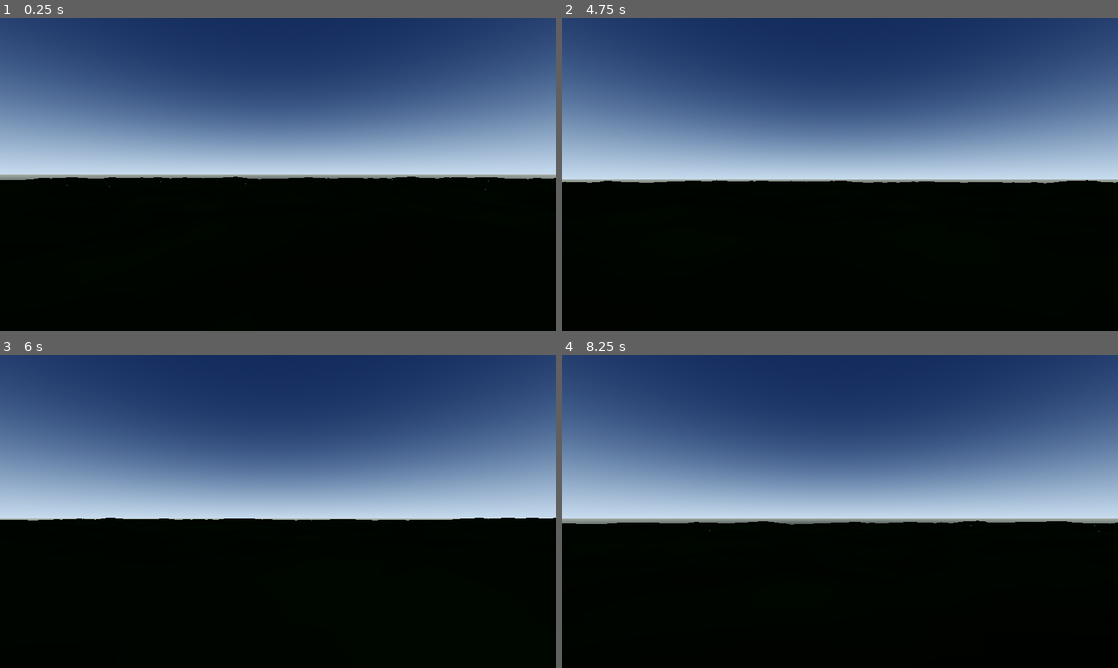
Above: before the commit, frames 1-4 (two rows, left to right).
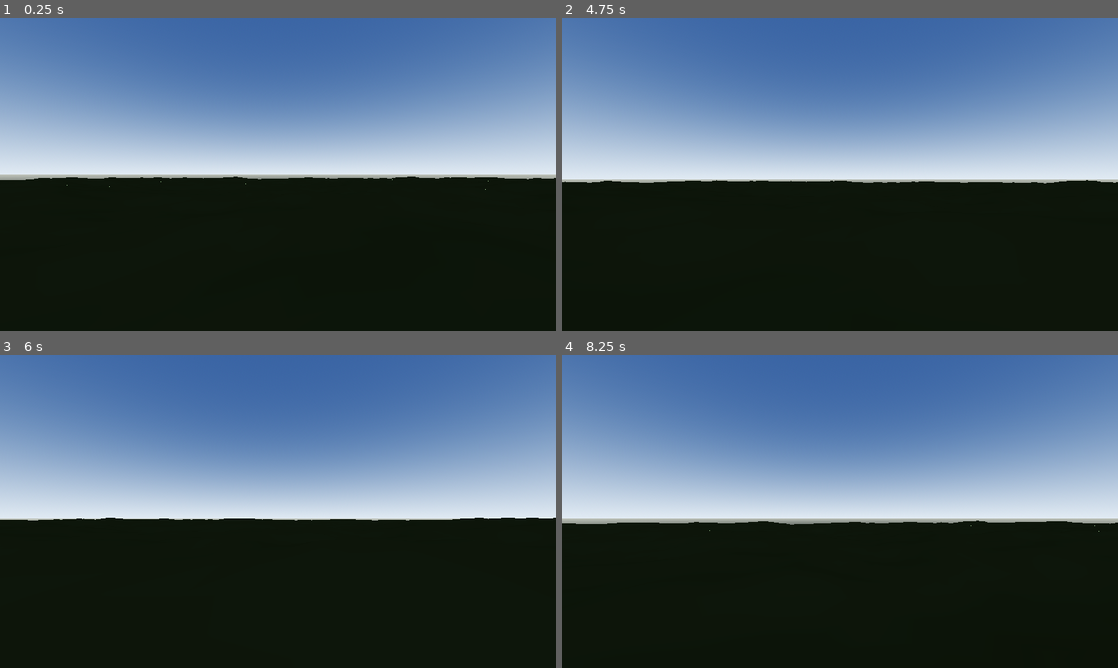
Above: after the commit, the same moments.

Repository: kansation/Space-Exploring-Game
Game: Godot game, scene res://scenes/chunked_terrain.tscn
Same seed, same stepped clock (60 frames per second), same inputs: the game is played once before the commit and once after it.
Inputs (mouse positions are in pixels of both pictures, inside the frame that each line leads up to):
- Up to frame 1 (0.25 s): no input
- Up to frame 2 (4.75 s): tap Enter at 0.5, 2.75, 4.25 s; move the mouse to (867, 174) at 0.52 s; hold W (move_forward) from 0.53 s (still down); click (867, 174) at 0.67 s; tap Space (jump) at 0.77, 1.25, 1.52, 3.02, 3.5, 3.77, 4.52 s; move the mouse to (812, 174) at 1.27 s; move the mouse to (851, 168) at 2.02 s; move the mouse to (834, 180) at 2.77 s; click (834, 180) at 2.92 s; move the mouse to (878, 177) at 3.52 s; move the mouse to (795, 171) at 4.27 s
- Up to frame 3 (6 s): tap Space (jump) at 5 s; move the mouse to (283, 511) at 5.02 s; click (283, 511) at 5.17 s; move the mouse to (255, 505) at 5.77 s; release W (move_forward) at 5.78 s; hold D (move_right) from 5.78 s (still down)
- Up to frame 4 (8.25 s): tap Space (jump) at 6.02, 6.77, 7.52 s; move the mouse to (867, 511) at 6.52 s; release D (move_right) at 6.53 s; hold W (move_forward) from 6.53 s (still down); move the mouse to (812, 511) at 7.27 s; click (812, 511) at 7.42 s; move the mouse to (851, 505) at 8.02 s

The runs differ from the first frame. In frame 1, 51% of the frame differs, in the area x 0-100%, y 0-55%; in frame 2, 52%; in frame 3, 52%; in frame 4, 54%, in the area x 0-100%, y 0-57%.

Commit message:
Tune chunked terrain lighting readability

Diff:
--- a/game/scenes/chunked_terrain.tscn
+++ b/game/scenes/chunked_terrain.tscn
@@ -4,10 +4,10 @@
 [ext_resource type="PackedScene" path="res://scenes/player.tscn" id="2_player"]
 
 [sub_resource type="ProceduralSkyMaterial" id="ProceduralSkyMaterial_chunks"]
-sky_top_color = Color(0.07, 0.14, 0.28, 1)
-sky_horizon_color = Color(0.65, 0.75, 0.86, 1)
-ground_bottom_color = Color(0.08, 0.1, 0.12, 1)
-ground_horizon_color = Color(0.52, 0.55, 0.52, 1)
+sky_top_color = Color(0.18, 0.3, 0.5, 1)
+sky_horizon_color = Color(0.78, 0.84, 0.9, 1)
+ground_bottom_color = Color(0.18, 0.2, 0.2, 1)
+ground_horizon_color = Color(0.62, 0.64, 0.6, 1)
 
 [sub_resource type="Sky" id="Sky_chunks"]
 sky_material = SubResource("ProceduralSkyMaterial_chunks")
@@ -16,8 +16,8 @@
 background_mode = 2
 sky = SubResource("Sky_chunks")
 ambient_light_source = 3
-ambient_light_color = Color(0.55, 0.63, 0.78, 1)
-ambient_light_energy = 0.7
+ambient_light_color = Color(0.78, 0.8, 0.74, 1)
+ambient_light_energy = 1.0
 tonemap_mode = 2
 
 [node name="ChunkedTerrain" type="Node3D"]
@@ -27,12 +27,14 @@
 environment = SubResource("Environment_chunks")
 
 [node name="Sun" type="DirectionalLight3D" parent="."]
-rotation_degrees = Vector3(-48, -30, 0)
-light_color = Color(1, 0.96, 0.88, 1)
-light_energy = 1.15
+rotation_degrees = Vector3(-52, -28, 0)
+light_color = Color(1, 0.98, 0.93, 1)
+light_energy = 1.45
 shadow_enabled = true
 directional_shadow_max_distance = 300.0
-shadow_bias = 0.05
+shadow_bias = 0.08
+shadow_opacity = 0.65
+light_angular_distance = 4.0
 
 [node name="Chunks" type="Node3D" parent="."]
 
--- a/game/scenes/player.tscn
+++ b/game/scenes/player.tscn
@@ -20,6 +20,7 @@
 [node name="Body" type="MeshInstance3D" parent="."]
 position = Vector3(0, 0.9, 0)
 mesh = SubResource("CapsuleMesh_player")
+cast_shadow = 1
 
 [node name="Head" type="Node3D" parent="."]
 position = Vector3(0, 1.55, 0)
--- a/game/scripts/chunked_terrain.gd
+++ b/game/scripts/chunked_terrain.gd
@@ -24,7 +24,7 @@
 	detail_noise.noise_type = FastNoiseLite.TYPE_SIMPLEX_SMOOTH
 	detail_noise.frequency = detail_noise_scale
 	var ground_material := StandardMaterial3D.new()
-	ground_material.albedo_color = Color(0.12, 0.38, 0.16, 1.0)
+	ground_material.albedo_color = Color(0.3, 0.36, 0.22, 1.0)
 	ground_material.roughness = 1.0
 	ground_material.cull_mode = BaseMaterial3D.CULL_DISABLED
 
Not shown, changed: docs/Technical-Production-Plan.md
